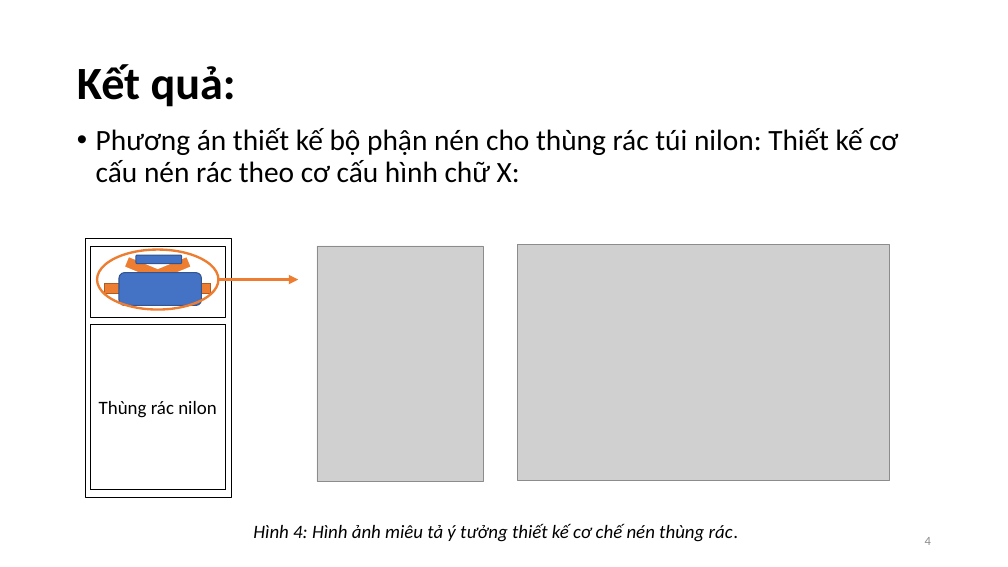
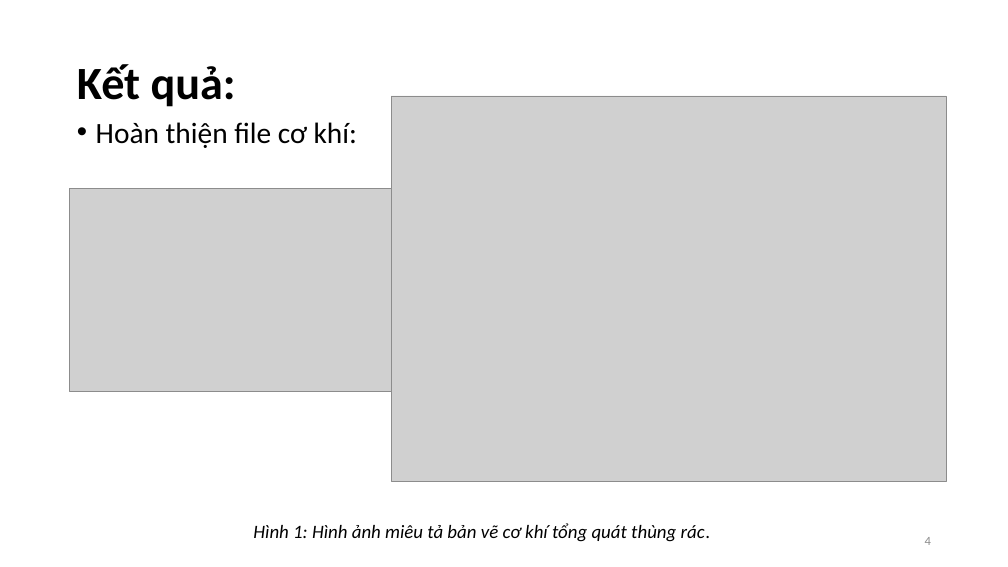
Before and after one commit to Tuang8ee/SmartRecycleBin, a slide deck: slide 4 of Report/SmartRecycleBin_Report_20220405_20220412.pptx. Drawn at 1008x567 pixels with LibreOffice and Linux fonts; fonts in the diff are those of the drawing; grey boxes stand for pictures. Boxes give left, top, right and bottom in pixels: in the first picture for what was removed or moved away, otherwise in the second. Text is boxed around its words. In the diff, an @@ line names an element or a change of style, - is before the commit and + after.

```diff
--- a/Report/SmartRecycleBin_Report_20220405_20220412.pptx
+++ b/Report/SmartRecycleBin_Report_20220405_20220412.pptx
@@ picture added at (391,96,946,481) @@
@@ text at (96,122,357,148): text changed @@
-• Phương án thiết kế bộ phận nén cho thùng rác túi nilon: Thiết kế cơ cấu nén rác theo cơ cấu hình chữ X:
+• Hoàn thiện file cơ khí:
@@ picture added at (70,188,392,392) @@
@@ rectangle removed at (85,239,231,498) @@
@@ rectangle removed at (90,246,225,317) @@
@@ cross removed at (97,250,219,299) @@
@@ ellipse removed at (97,250,219,309) @@
@@ rounded rectangle removed at (136,255,182,263) @@
@@ picture removed at (317,246,483,482) @@
@@ picture removed at (518,245,889,481) @@
@@ rectangle removed at (105,284,211,293) @@
@@ rounded rectangle removed at (119,273,201,306) @@
@@ arrow removed from (219, 280) to (298, 280) @@
@@ rectangle removed at (90,324,225,490) @@
-Thùng rác nilon
@@ text at (253,523,710,542): text changed @@
-Hình 4: Hình ảnh miêu tả ý tưởng thiết kế cơ chế nén thùng rác.
+Hình 1: Hình ảnh miêu tả bản vẽ cơ khí tổng quát thùng rác.
```
Also in this commit, not shown: 2 slides added.
